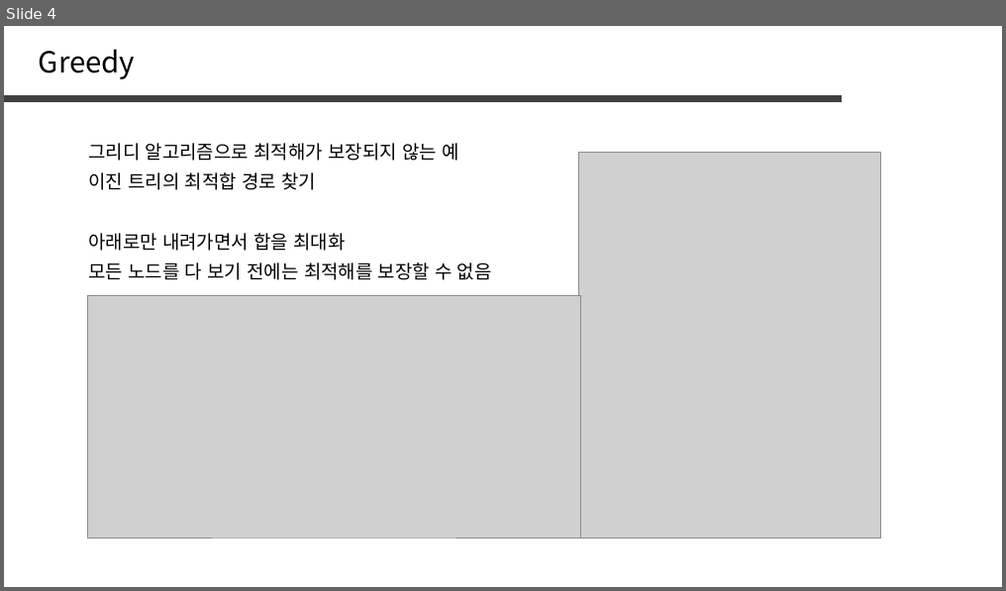
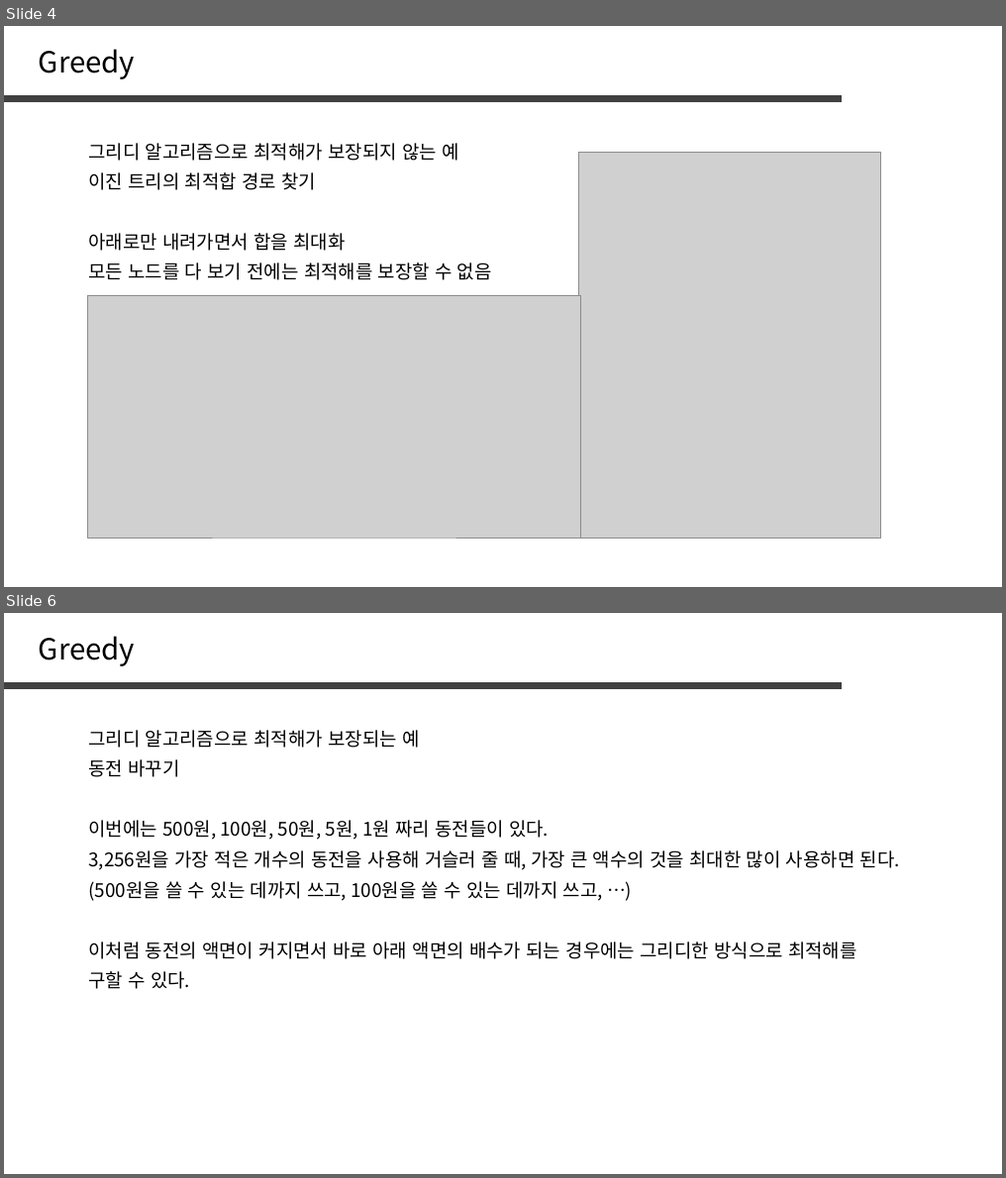
Before and after one commit to jaehoo1/PS-study, a slide deck: study/6_Greedy.pptx. Shown one above the other, each under a label of ours: slide 4 before the commit, slides 4 and 6 after it; the slides between them are not shown. The pictures are 1006x591 and 1006x1178 pixels, drawn with LibreOffice and Linux fonts; fonts in the diff are those of the drawing; grey boxes stand for pictures. Boxes give left, top, right and bottom in pixels: in the first picture for what was removed or moved away, otherwise in the second. Text is boxed around its words. In the diff, an @@ line names an element or a change of style, - is before the commit and + after.

```diff
--- a/study/6_Greedy.pptx
+++ b/study/6_Greedy.pptx
@@ slide 6 added at [4, 613, 1002, 1174], background #FFFFFF @@
@@ text added at [39, 636, 135, 666], 28 pt, text #000000 @@
+Greedy
@@ line added from (4, 685) to (843, 685), #404040 6 pt @@
@@ text added at [88, 730, 419, 748], 18 pt, text #000000 @@
+그리디 알고리즘으로 최적해가 보장되는 예
@@ text added at [88, 760, 179, 777], 18 pt, text #000000 @@
+동전 바꾸기
@@ text added at [88, 820, 548, 840], 18 pt, text #000000 @@
+이번에는 500원, 100원, 50원, 5원, 1원 짜리 동전들이 있다.
@@ text added at [88, 851, 900, 870], 18 pt, text #000000 @@
+3,256원을 가장 적은 개수의 동전을 사용해 거슬러 줄 때, 가장 큰 액수의 것을 최대한 많이 사용하면 된다.
@@ text added at [88, 881, 603, 901], 18 pt, text #000000 @@
+(500원을 쓸 수 있는 데까지 쓰고, 100원을 쓸 수 있는 데까지 쓰고, …)
@@ text added at [88, 942, 857, 959], 18 pt, text #000000 @@
+이처럼 동전의 액면이 커지면서 바로 아래 액면의 배수가 되는 경우에는 그리디한 방식으로 최적해를
@@ text added at [88, 971, 190, 989], 18 pt, text #000000 @@
+구할 수 있다.
```
Also in this commit, not shown: 3 slides changed, 9 other slides added, 11 slides removed.
